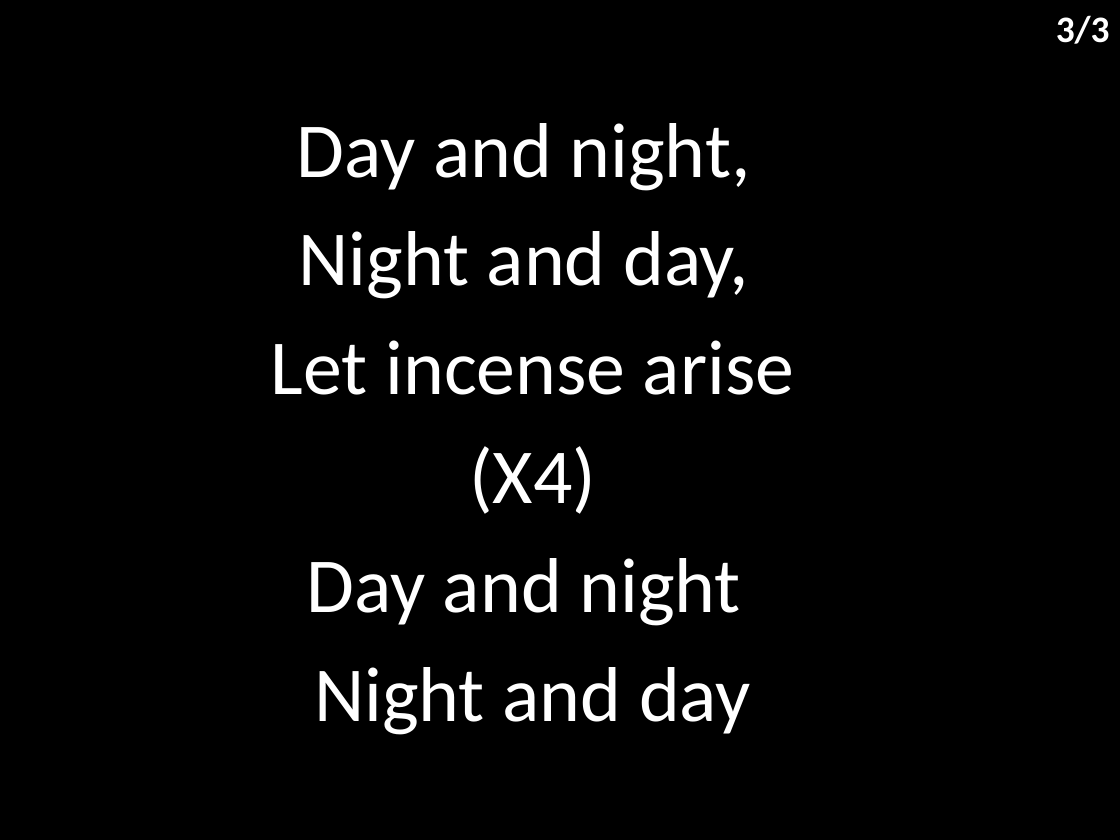
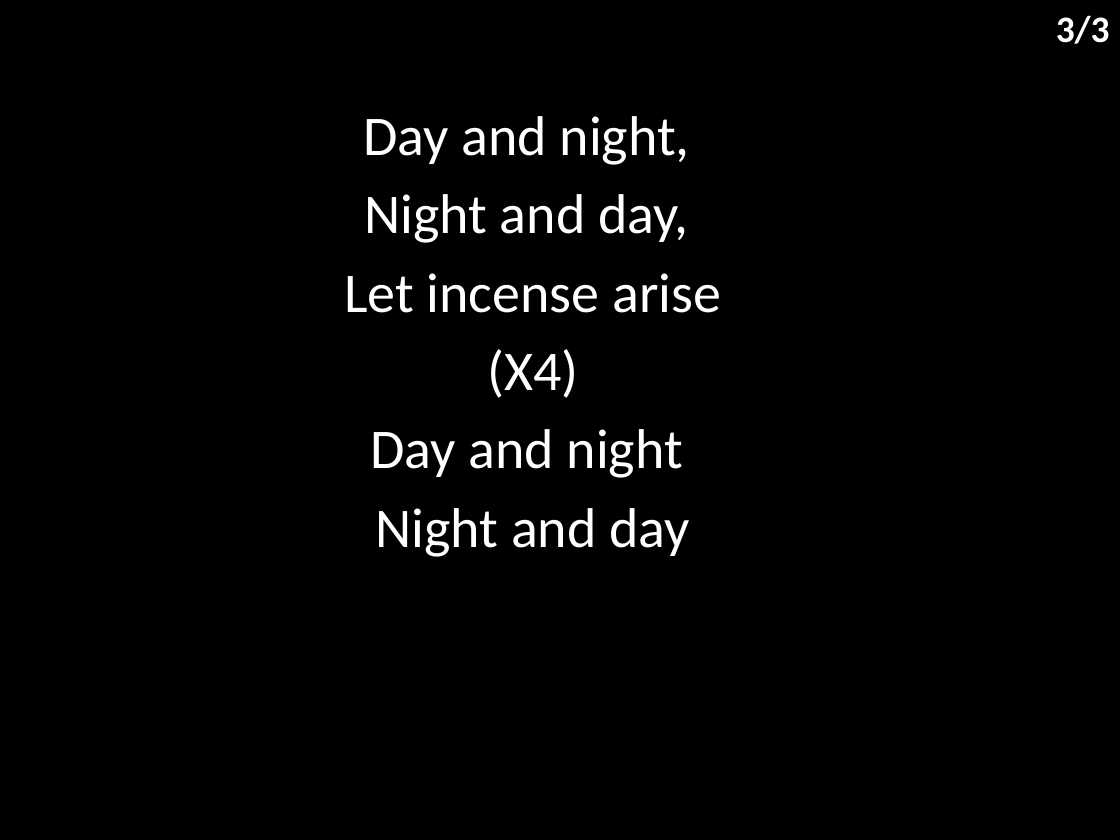
Before and after one commit to hoo-are-ya/worship, a slide deck: slide 4 of docs/songs/worthy of it all.pptx. Drawn at 1120x840 pixels with LibreOffice and Linux fonts; fonts in the diff are those of the drawing. Boxes give left, top, right and bottom in pixels: in the first picture for what was removed or moved away, otherwise in the second. Text is boxed around its words. In the diff, an @@ line names an element or a change of style, - is before the commit and + after.

```diff
--- a/docs/songs/worthy of it all.pptx
+++ b/docs/songs/worthy of it all.pptx
@@ subtitle "Day and night," at [344,116,721,557]: size 50 to 36 pt; less space between paragraphs @@
```
Also in this commit, not shown: 2 other slides changed, 4 other files.
